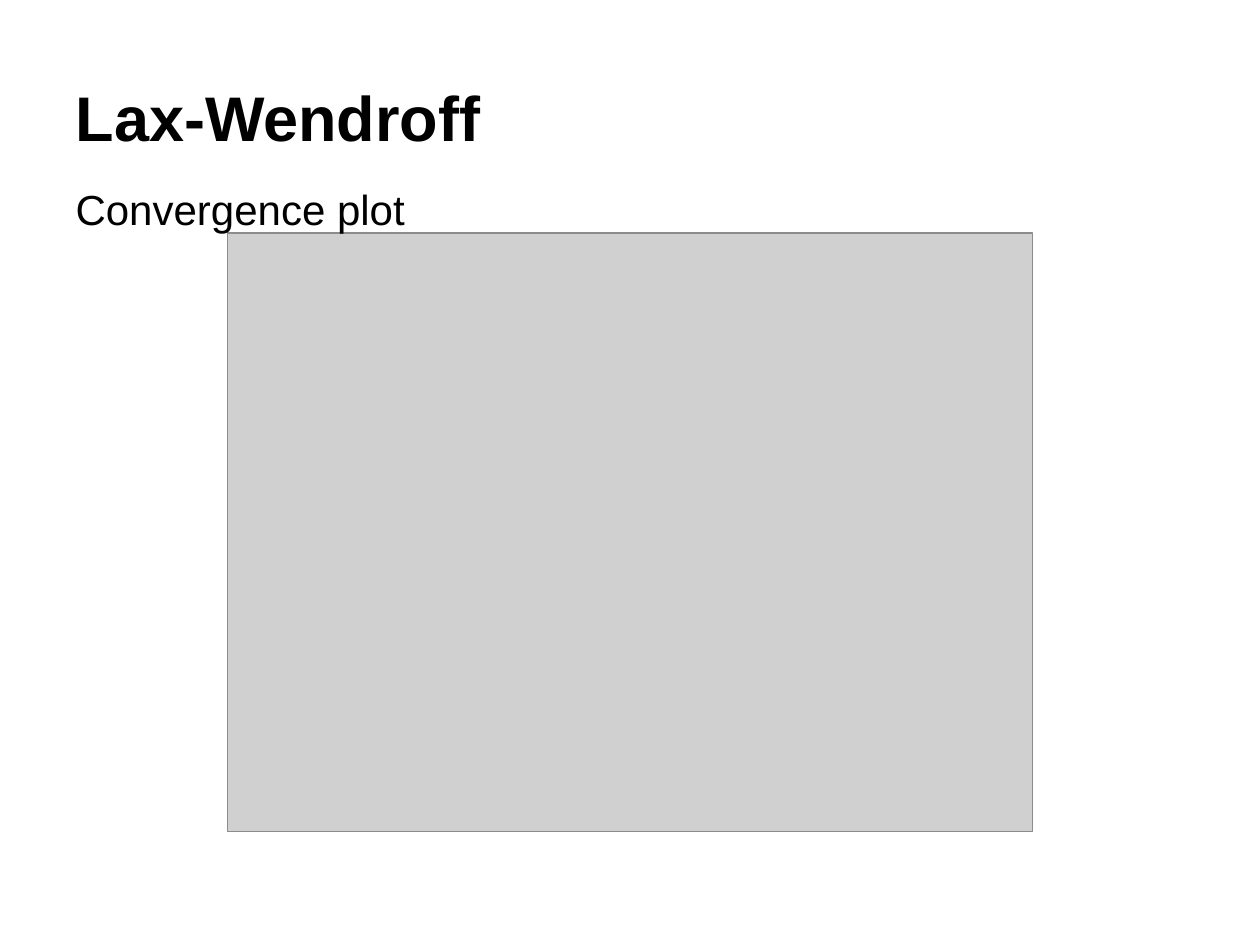
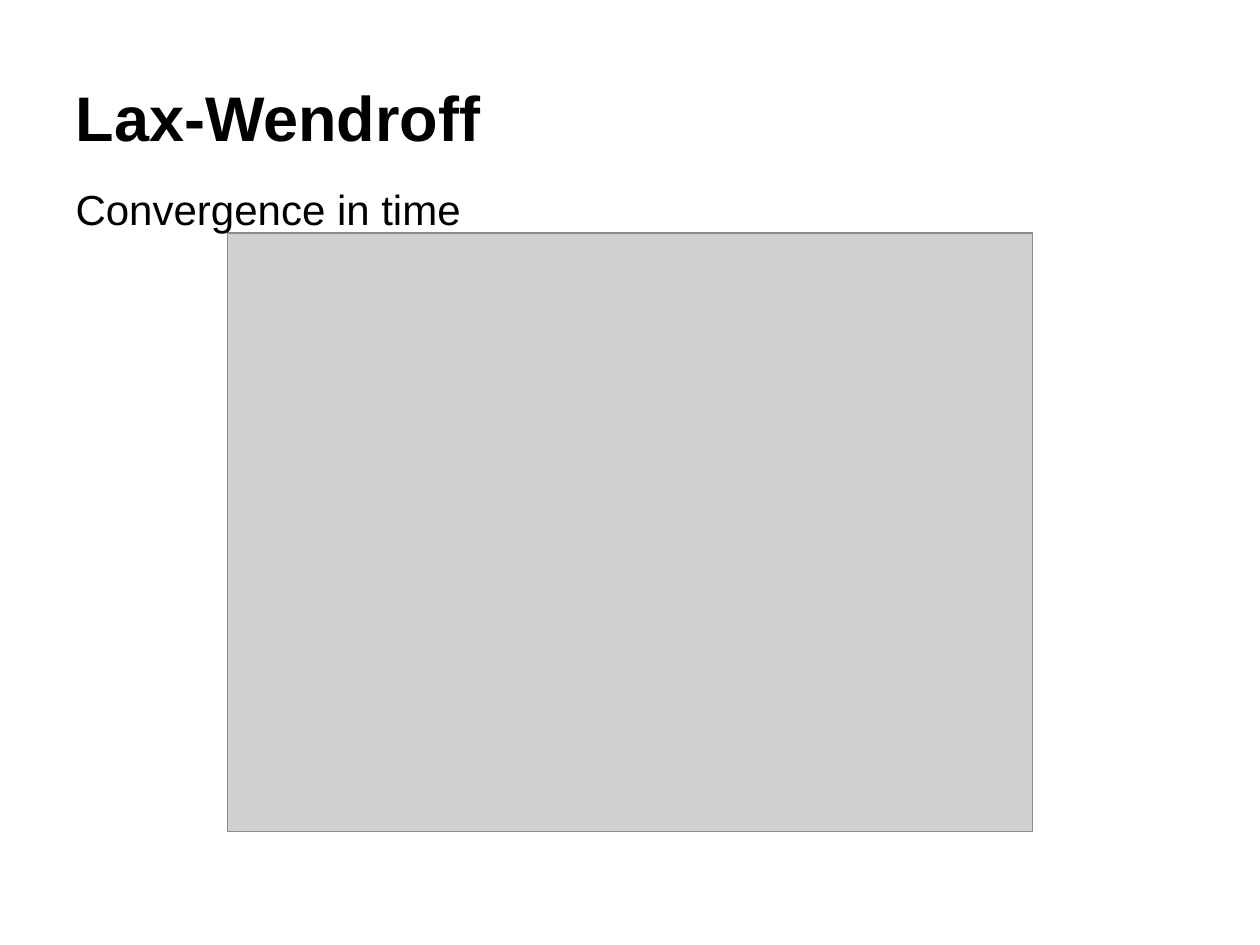
Before and after one commit to astridlangsrud/NumDifffff, a slide deck: slide 11 of bra_presentasjon.pptx (slide 8 before the commit). Drawn at 1260x945 pixels with LibreOffice and Linux fonts; fonts in the diff are those of the drawing; grey boxes stand for pictures; background and template pictures are left out. Boxes give left, top, right and bottom in pixels: in the first picture for what was removed or moved away, otherwise in the second. Text is boxed around its words. In the diff, an @@ line names an element or a change of style, - is before the commit and + after.

```diff
--- a/bra_presentasjon.pptx
+++ b/bra_presentasjon.pptx
@@ text at <box>76,194,460,234</box>: text changed @@
-Convergence plot
+Convergence in time
```
Also in this commit, not shown: 2 other slides changed, 5 slides added, 1 slide removed, 4 other files.
